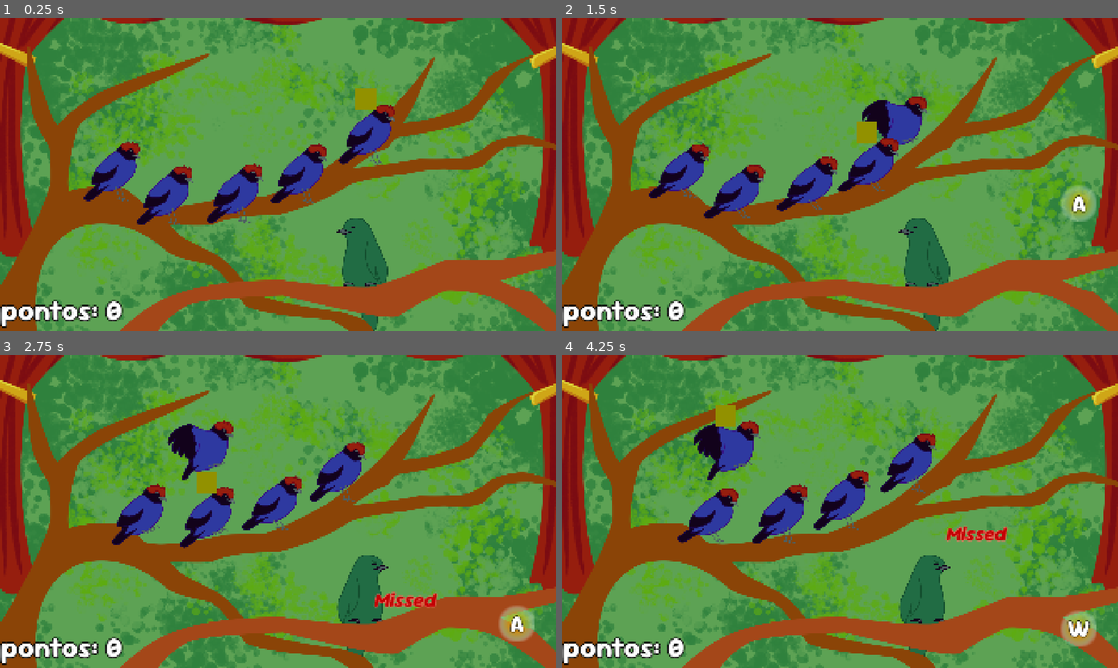
Above: before the commit, frames 1-4 (two rows, left to right).
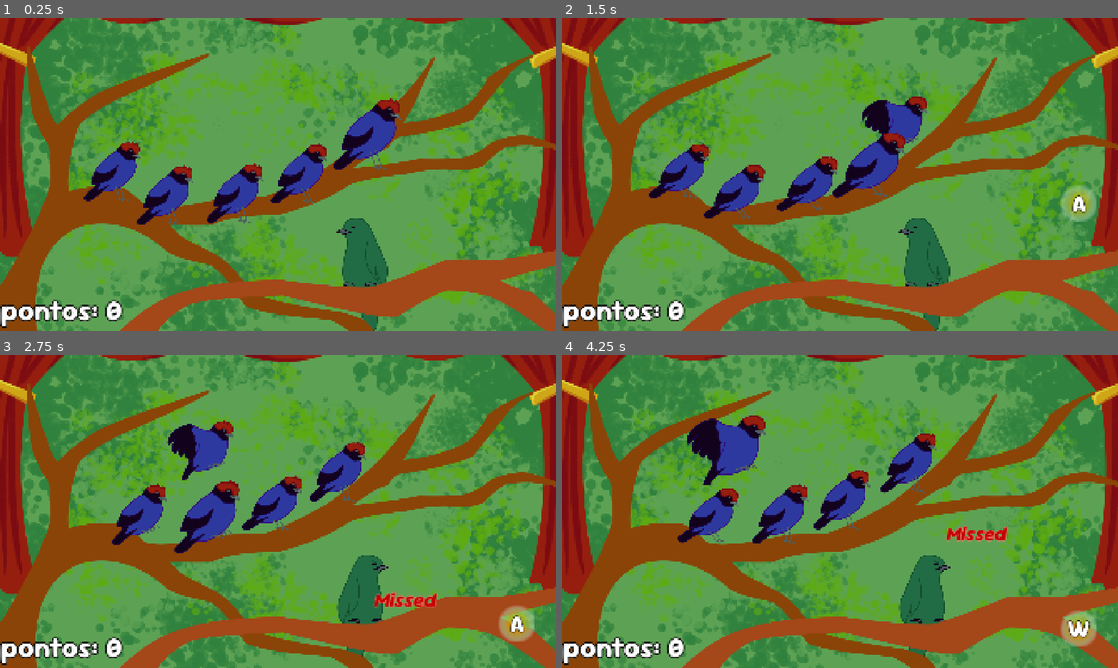
Above: after the commit, the same moments.

Repository: FaunaPolaris/quem-nao-dancar-dancou
Game: Godot game, scene res://gameDancarino/gameDancarino.tscn
The game is run twice, just before and just after one commit, with the same random seed, the same clock (stepped at 60 frames per second) and the same inputs. This scene is started directly instead of the project's main scene.
Inputs (mouse positions are in pixels of both pictures, inside the frame that each line leads up to):
- Up to frame 1 (0.25 s): no input
- Up to frame 2 (1.5 s): tap Enter at 0.5 s; move the mouse to (962, 158) at 0.52 s; tap A (A) at 0.6 s; move the mouse to (728, 190) at 1.27 s; tap D (D) at 1.35 s
- Up to frame 3 (2.75 s): move the mouse to (333, 442) at 2.02 s; tap S (S) at 2.1 s
- Up to frame 4 (4.25 s): move the mouse to (812, 574) at 2.77 s; tap W (W) at 2.85 s; move the mouse to (1006, 558) at 3.52 s; press the mouse at (1006, 558) at 3.53 s

The runs differ from the first frame. In frame 1, 1.0% of the frame differs, in the area x 60-73%, y 22-49%; in frame 2, 1.0%; in frame 3, 1.0%; in frame 4, 1.2%, in the area x 22-37%, y 16-42%.

Commit message:
big bird alpha

Diff:
--- a/gameDancarino/Individual/individual.gd
+++ b/gameDancarino/Individual/individual.gd
@@ -9,7 +9,7 @@
 
 func _ready():
 	if is_player:
-		$ColorRect.show()
+		self.apply_scale(Vector2(1.2, 1.2))
 
 func _on_timer_timeout() -> void:
 	moveOnQueue()
--- a/gameDancarino/Individual/individual.tscn
+++ b/gameDancarino/Individual/individual.tscn
@@ -43,7 +43,7 @@
 sprite_frames = SubResource("SpriteFrames_kn5v1")
 animation = &"jump"
 autoplay = "jump"
-frame_progress = 0.654255
+frame_progress = 0.469471
 
 [node name="ColorRect" type="ColorRect" parent="."]
 visible = false
